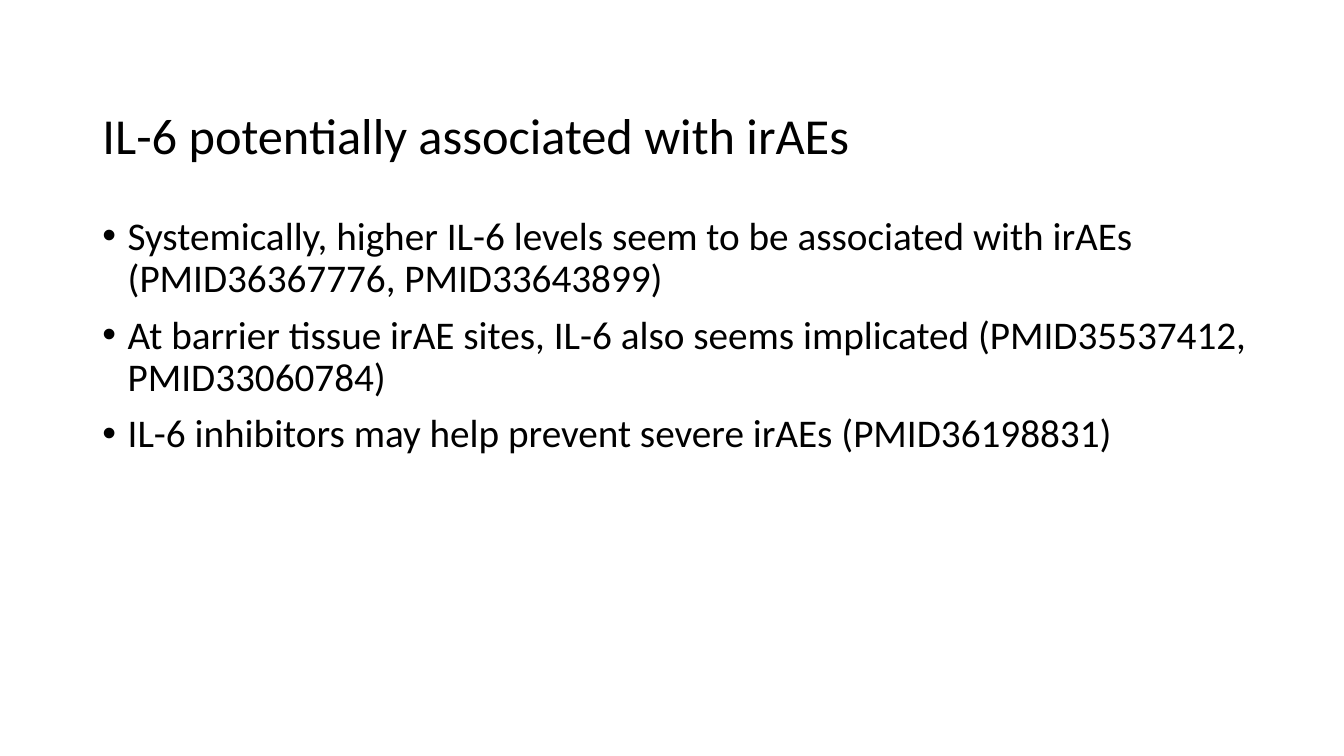
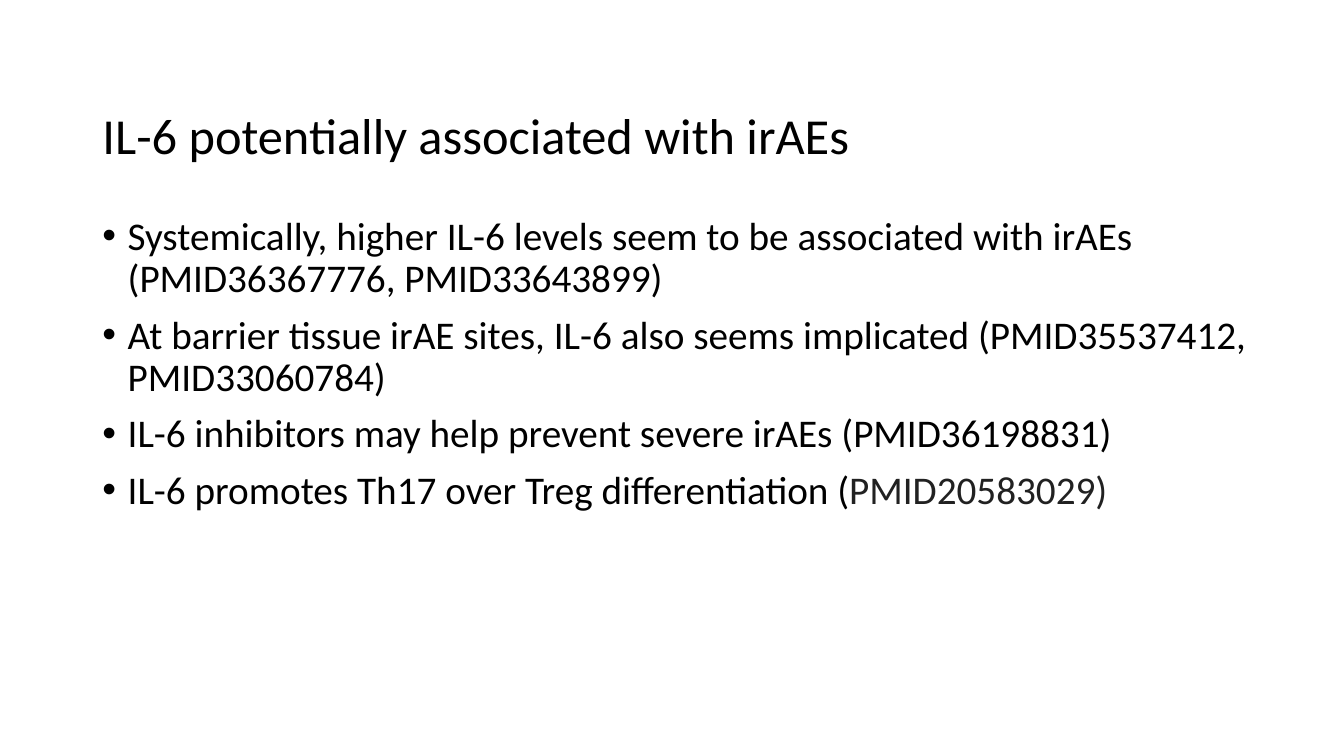
Before and after one commit to tybottorff/bottorffdocs, a slide deck: slide 5 of presentations/weekly_meetings/3_7_24.pptx. Drawn at 1344x756 pixels with LibreOffice and Linux fonts; fonts in the diff are those of the drawing. Boxes give left, top, right and bottom in pixels: in the first picture for what was removed or moved away, otherwise in the second. Text is boxed around its words. In the diff, an @@ line names an element or a change of style, - is before the commit and + after.

```diff
--- a/presentations/weekly_meetings/3_7_24.pptx
+++ b/presentations/weekly_meetings/3_7_24.pptx
@@ text at bbox=[128, 475, 1107, 511]: paragraph added @@
+• IL-6 promotes Th17 over Treg differentiation (PMID20583029)
```
Also in this commit, not shown: 2 other slides changed.
